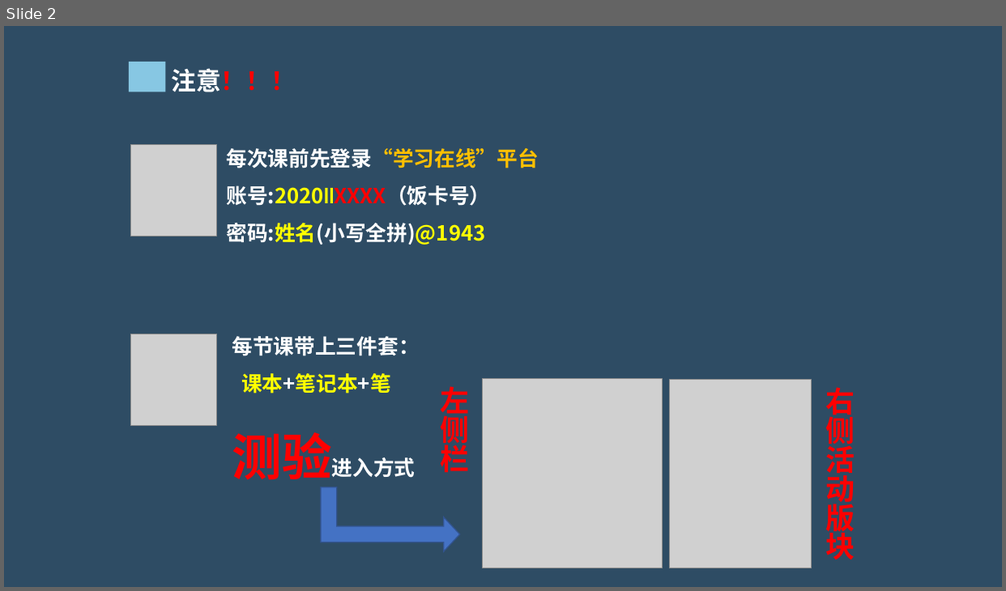
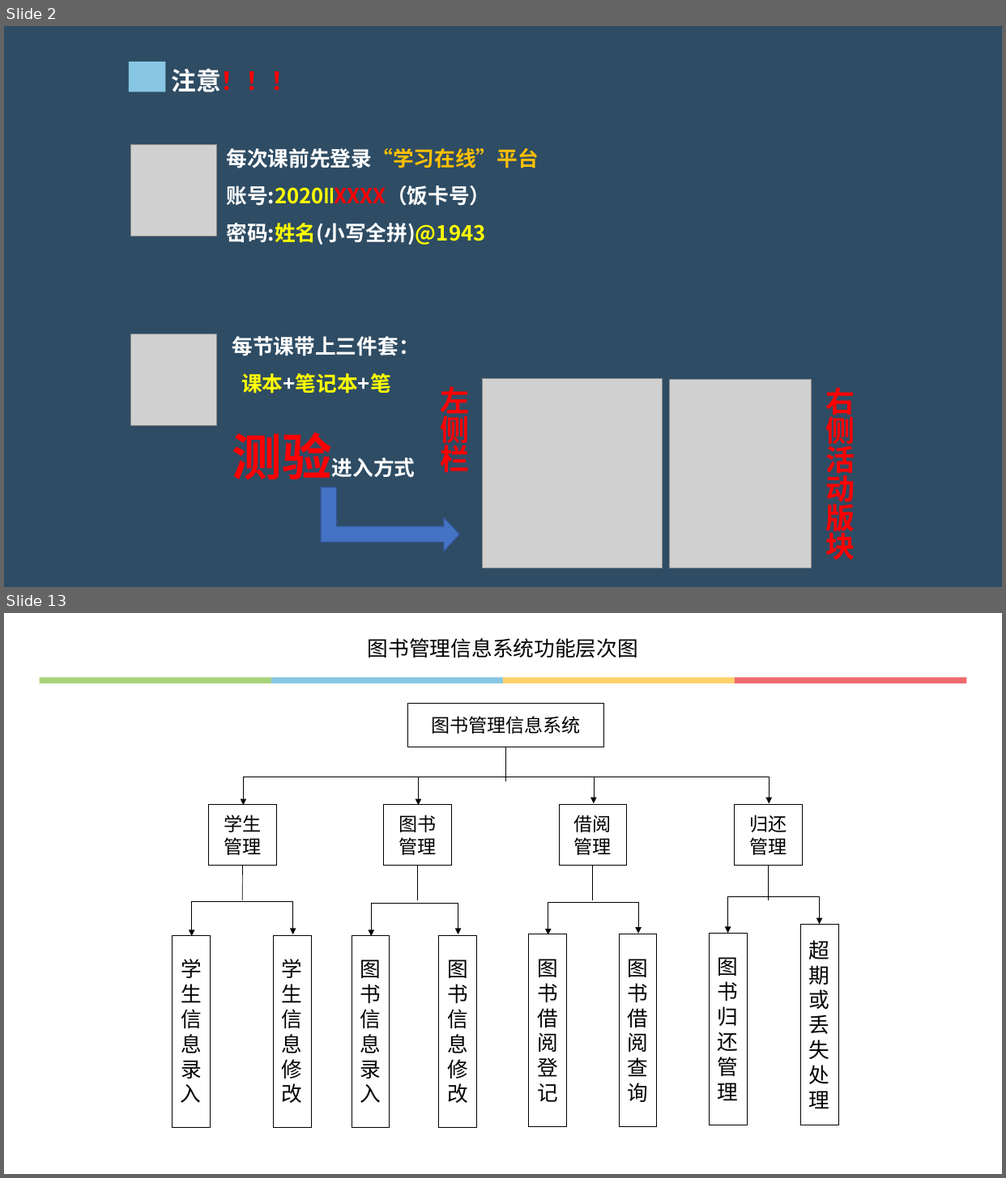
Before and after one commit to hongm32/2020design, a slide deck: 【第36课】信息系统的设计/【第36课】信息系统的设计.pptx. Shown one above the other, each under a label of ours: slide 2 before the commit, slides 2 and 13 after it; the slides between them are not shown. The pictures are 1006x591 and 1006x1178 pixels, drawn with LibreOffice and Linux fonts; fonts in the diff are those of the drawing; grey boxes stand for pictures. Boxes give left, top, right and bottom in pixels: in the first picture for what was removed or moved away, otherwise in the second. Text is boxed around its words. In the diff, an @@ line names an element or a change of style, - is before the commit and + after.

Commit message:
增加《【第40课】信息系统的数据处理》课件、相关资源

```diff
--- a/【第36课】信息系统的设计/【第36课】信息系统的设计.pptx
+++ b/【第36课】信息系统的设计/【第36课】信息系统的设计.pptx
@@ slide 13 added at [4,613,1002,1174], background #FFFFFF @@
@@ text added at [368,638,638,658], 20 pt, text #000000 @@
+图书管理信息系统功能层次图
@@ group added at [39,677,967,683]: 4 rectangles @@
@@ group added at [172,703,838,1128]: 13 rectangles, 6 elbow double arrows, 5 lines @@
+图书管理信息系统
+学生
+管理
+图书
+管理
+借阅管理
+归还管理
+图书信息录入
+学生信息录入
+学生信息修改
+图书信息修改
+图书借阅登记
+图书借阅查询
+图书归还管理
+超期或丢失处理
```
Also in this commit, not shown: 22 other slides added, 12 other files.
